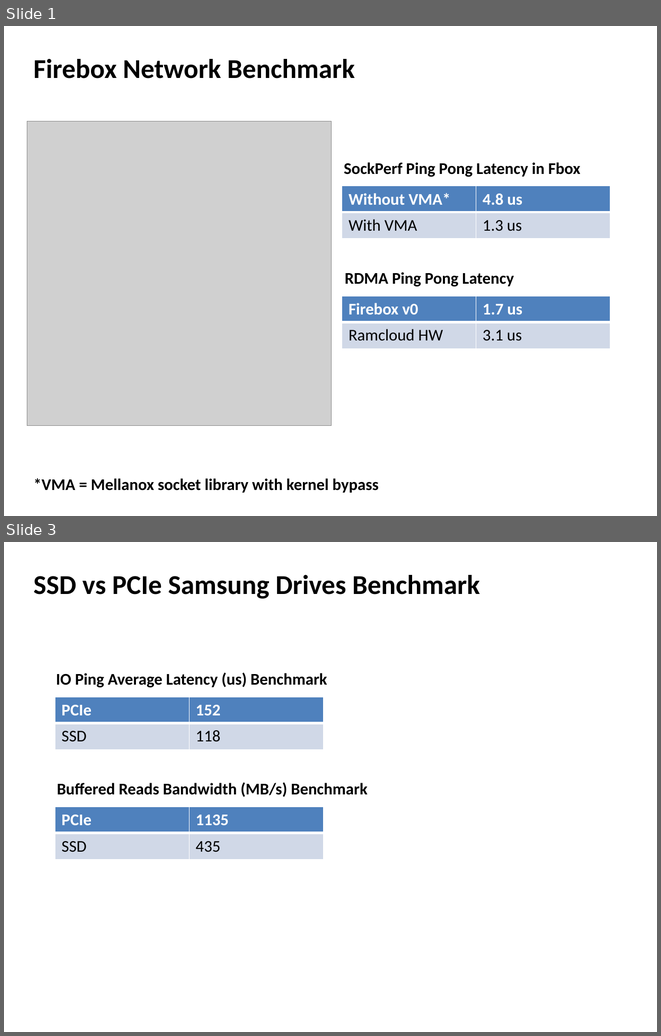
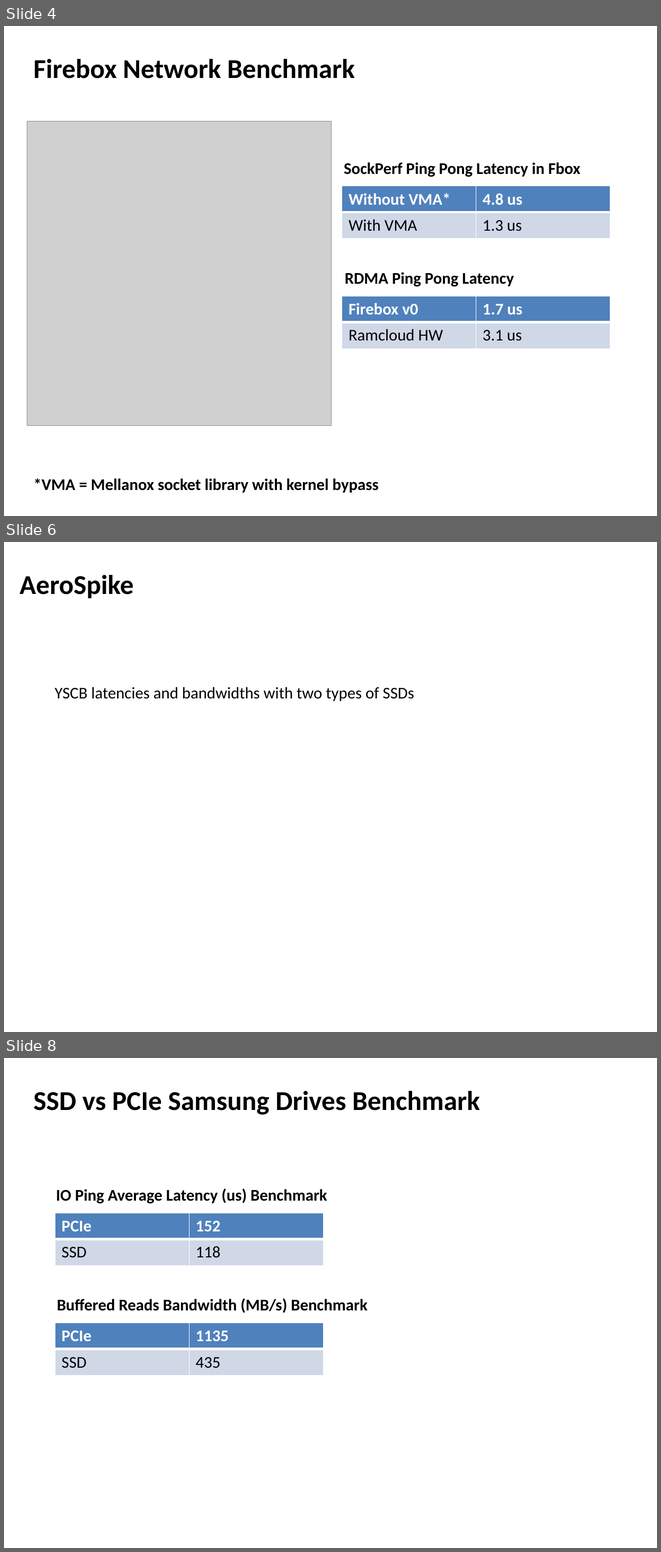
Before and after one commit to jcarreira/aspire-retreat, a slide deck: FireboxBenchmarks-retreat.pptx. Shown one above the other, each under a label of ours: slides 1 and 3 before the commit, slides 4, 6 and 8 after it; the slides between them are not shown. The pictures are 661x1036 and 661x1552 pixels, drawn with LibreOffice and Linux fonts; fonts in the diff are those of the drawing; grey boxes stand for pictures. Boxes give left, top, right and bottom in pixels: in the first picture for what was removed or moved away, otherwise in the second. Text is boxed around its words. In the diff, an @@ line names an element or a change of style, - is before the commit and + after.

```diff
--- a/FireboxBenchmarks-retreat.pptx
+++ b/FireboxBenchmarks-retreat.pptx
@@ slide 6 added at (x1=4, y1=542, x2=657, y2=1032), background #FFFFFF @@
@@ text added at (x1=19, y1=575, x2=133, y2=598), 30 pt, text #000000, bold @@
+AeroSpike
@@ text added at (x1=55, y1=687, x2=414, y2=701), 18 pt, text #000000 @@
+YSCB latencies and bandwidths with two types of SSDs
@@ what was slide 1 is now slide 4 @@
@@ what was slide 3 is now slide 8 @@
```
Also in this commit, not shown: 1 slide changed, 5 other slides added, 1 other file.
